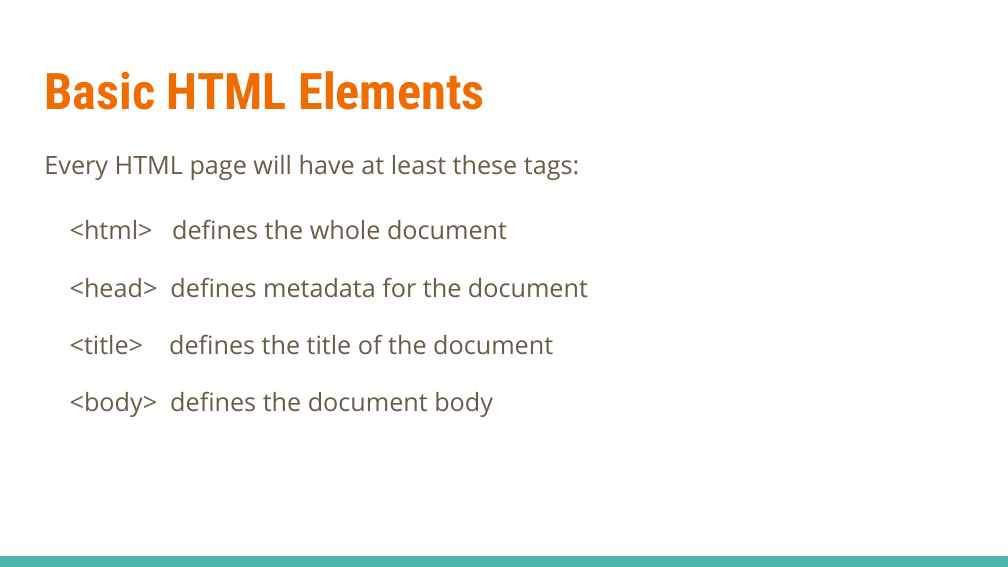
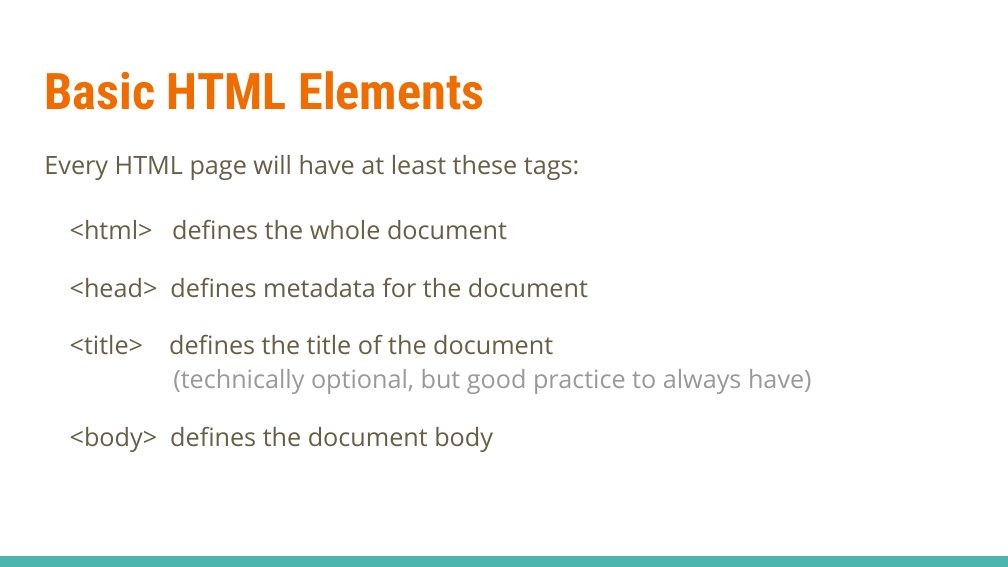
Before and after one commit to linkedin/high-school-trainee, a slide deck: slide 5 of Week_1/Lectures/1.3_HTML_and_CSS.pptx. Drawn at 1008x567 pixels with LibreOffice and Linux fonts; fonts in the diff are those of the drawing. Boxes give left, top, right and bottom in pixels: in the first picture for what was removed or moved away, otherwise in the second. Text is boxed around its words. In the diff, an @@ line names an element or a change of style, - is before the commit and + after.

```diff
--- a/Week_1/Lectures/1.3_HTML_and_CSS.pptx
+++ b/Week_1/Lectures/1.3_HTML_and_CSS.pptx
@@ text at (x1=70, y1=334, x2=812, y2=394): text changed; text colour #695D46 to #999999 @@
-<title> defines the title of the document
+<title> defines the title of the document
+(technically optional, but good practice to always have)
```
Also in this commit, not shown: 20 other slides changed, 1 slide added, 1 slide removed.
